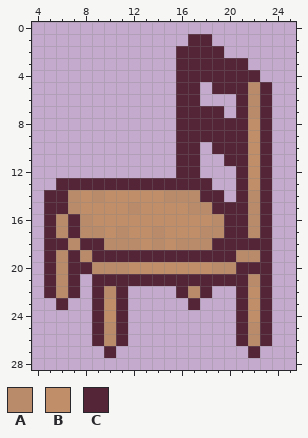
Edited in one commit: pixel-art sprite (props/chair_left.png). Above: the version before the commit.
The file is 32x32 pixels. Shown: x 4..25, y 0..28.
Palette (. is transparent): A #ba8b6a  B #c08f6a  C #542437
Pixels before, first column x 5:
 1 ............CC.....
 2 ...........CCCC....
 3 ...........CCCCCC..
 4 ...........CCCCCCC.
 5 ...........CC.CCCAC
 6 ...........CC...CAC
 7 ...........CCCC.CAC
 8 ...........CCCCCCBC
 9 ...........CCCCCCBC
10 ...........CC.CCCBC
11 ...........CC..CCBC
12 ...........CC...CBC
13 .CCCCCCCCCCCCC..CBC
14 CCABABBBBBAAACC.CAC
15 CCABBBBABBBBAACCCAC
16 CACABBBBBBBBBBACCAC
17 CACAABABBABBBAACCAC
18 CCACCAAABABAAACCCCC
19 CACACCCCCCCCCCCCAAC
20 CACCAAABBBBBBBAACCC
21 CAC.CCCCCCCCCCCCCAC
22 CAC.CAC....CAC..CBC
23 .C..CBC.....C...CBC
24 ....CBC.........CBC
25 ....CAC.........CAC
26 ....CAC.........CAC
27 .....C...........C.
After:
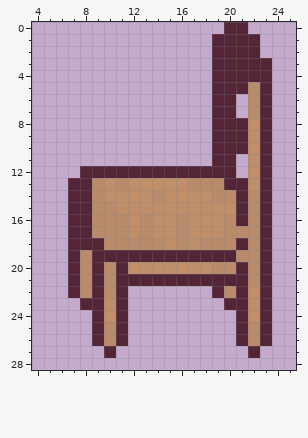
Edits made:
{"y":0,"x":20,"old":"..","new":"CC"}
{"y":1,"x":17,"old":"CC....","new":"..CCCC"}
{"y":2,"x":16,"old":"CCC","new":"..."}
{"y":2,"x":20,"old":"...","new":"CCC"}
{"y":3,"x":16,"old":"CCC","new":"..."}
{"y":3,"x":22,"old":"..","new":"CC"}
{"y":4,"x":16,"old":"CCC","new":"..."}
{"y":4,"x":23,"old":".","new":"C"}
{"y":5,"x":16,"old":"CC","new":".."}
{"y":6,"x":16,"old":"CC","new":".."}
{"y":6,"x":19,"old":"..C","new":"CC."}
{"y":7,"x":16,"old":"CCC","new":"..."}
{"y":7,"x":20,"old":".C","new":"C."}
{"y":8,"x":16,"old":"CCC","new":"..."}
{"y":9,"x":16,"old":"CCC","new":"..."}
{"y":10,"x":16,"old":"CC","new":".."}
{"y":11,"x":16,"old":"CC","new":".."}
{"y":11,"x":19,"old":".","new":"C"}
{"y":11,"x":21,"old":"C","new":"."}
{"y":12,"x":8,"old":"........","new":"CCCCCCCC"}
{"y":12,"x":18,"old":"...C","new":"CCC."}
{"y":13,"x":6,"old":"C","new":"."}
{"y":13,"x":9,"old":"CCCCCCCCCC..","new":"ABABBBBBAAAC"}
{"y":14,"x":5,"old":"CCAB","new":"..CC"}
{"y":14,"x":14,"old":"BAAACC.","new":"ABBBBAA"}
{"y":15,"x":5,"old":"CCABBB","new":"..CCAA"}
{"y":15,"x":12,"old":"A","new":"B"}
{"y":15,"x":17,"old":"AACC","new":"BBBB"}
{"y":16,"x":5,"old":"CA","new":".."}
{"y":16,"x":8,"old":"ABBB","new":"CAAA"}
{"y":16,"x":13,"old":"B","new":"A"}
{"y":16,"x":16,"old":"B","new":"A"}
{"y":16,"x":19,"old":"AC","new":"BA"}
{"y":17,"x":5,"old":"CA","new":".."}
{"y":17,"x":8,"old":"A","new":"C"}
{"y":17,"x":10,"old":"B","new":"A"}
{"y":17,"x":13,"old":"BA","new":"AB"}
{"y":17,"x":16,"old":"B","new":"A"}
{"y":17,"x":18,"old":"AACC","new":"BBAA"}
{"y":18,"x":5,"old":"CCA","new":"..C"}
{"y":18,"x":13,"old":"B","new":"A"}
{"y":18,"x":17,"old":"A","new":"B"}
{"y":18,"x":19,"old":"CC","new":"AA"}
{"y":18,"x":22,"old":"C","new":"A"}
{"y":19,"x":5,"old":"CA","new":".."}
{"y":20,"x":5,"old":"CA","new":".."}
{"y":20,"x":8,"old":"CA","new":"AC"}
{"y":20,"x":11,"old":"A","new":"C"}
{"y":20,"x":22,"old":"C","new":"A"}
{"y":21,"x":5,"old":"CA","new":".."}
{"y":21,"x":8,"old":".","new":"A"}
{"y":21,"x":10,"old":"C","new":"A"}
{"y":22,"x":5,"old":"CA","new":".."}
{"y":22,"x":8,"old":".","new":"A"}
{"y":22,"x":16,"old":"CAC..","new":"...CA"}
{"y":23,"x":6,"old":"C","new":"."}
{"y":23,"x":8,"old":".","new":"C"}
{"y":23,"x":17,"old":"C","new":"."}
{"y":23,"x":20,"old":".","new":"C"}
{"label":"changed","picture_box":[44,22,272,310]}
